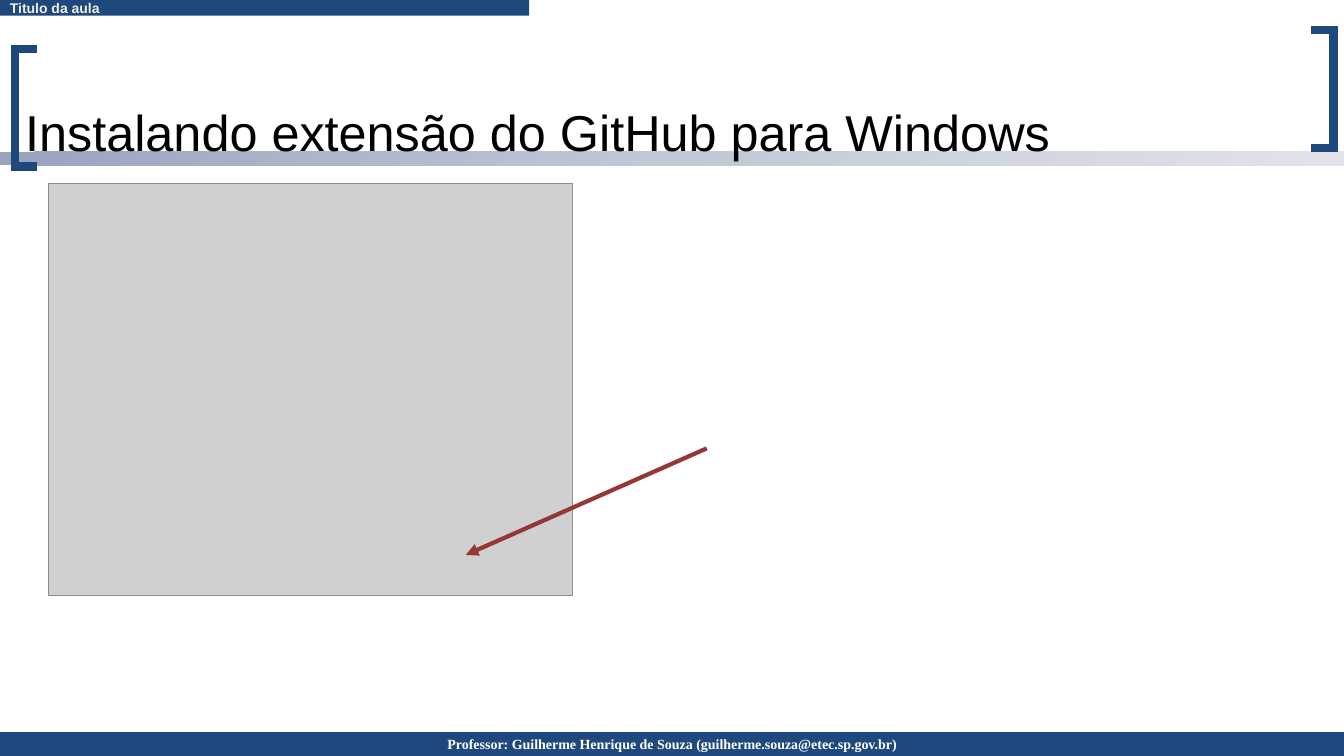
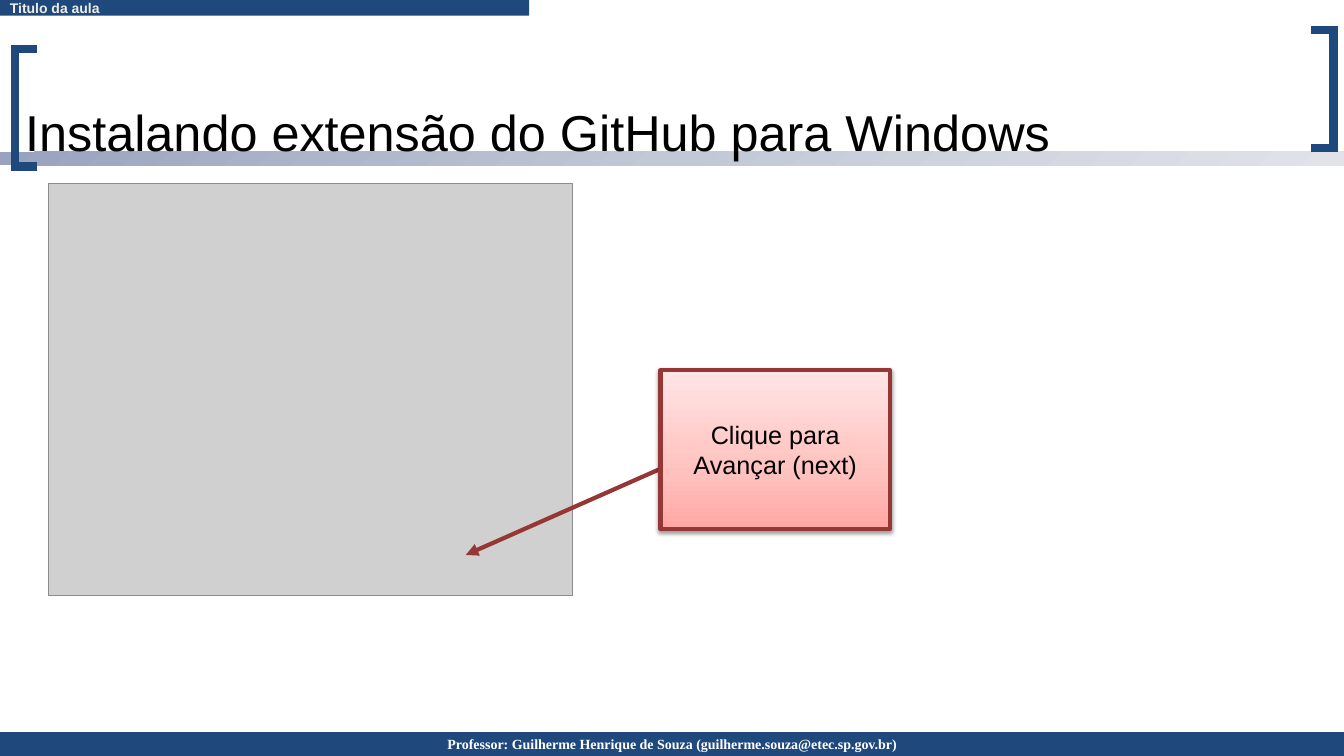
Before and after one commit to guilhermehsouza/Aulas, a slide deck: slide 4 of ProjetoBS - Parte 2 - Instalando extensão do GitHub para Windows.pptx. Drawn at 1344x756 pixels with LibreOffice and Linux fonts; fonts in the diff are those of the drawing; grey boxes stand for pictures. Boxes give left, top, right and bottom in pixels: in the first picture for what was removed or moved away, otherwise in the second. Text is boxed around its words. In the diff, an @@ line names an element or a change of style, - is before the commit and + after.

```diff
--- a/ProjetoBS - Parte 2 - Instalando extensão do GitHub para Windows.pptx
+++ b/ProjetoBS - Parte 2 - Instalando extensão do GitHub para Windows.pptx
@@ rectangle added at (x1=660, y1=370, x2=890, y2=529), fill gradient #FFA6A5 to #FFC0BF to #FFE7E7, outline #953735 3 pt, 18 pt, text #000000 @@
+Clique para Avançar (next)
```
Also in this commit, not shown: 8 other slides changed, 1 slide removed.
